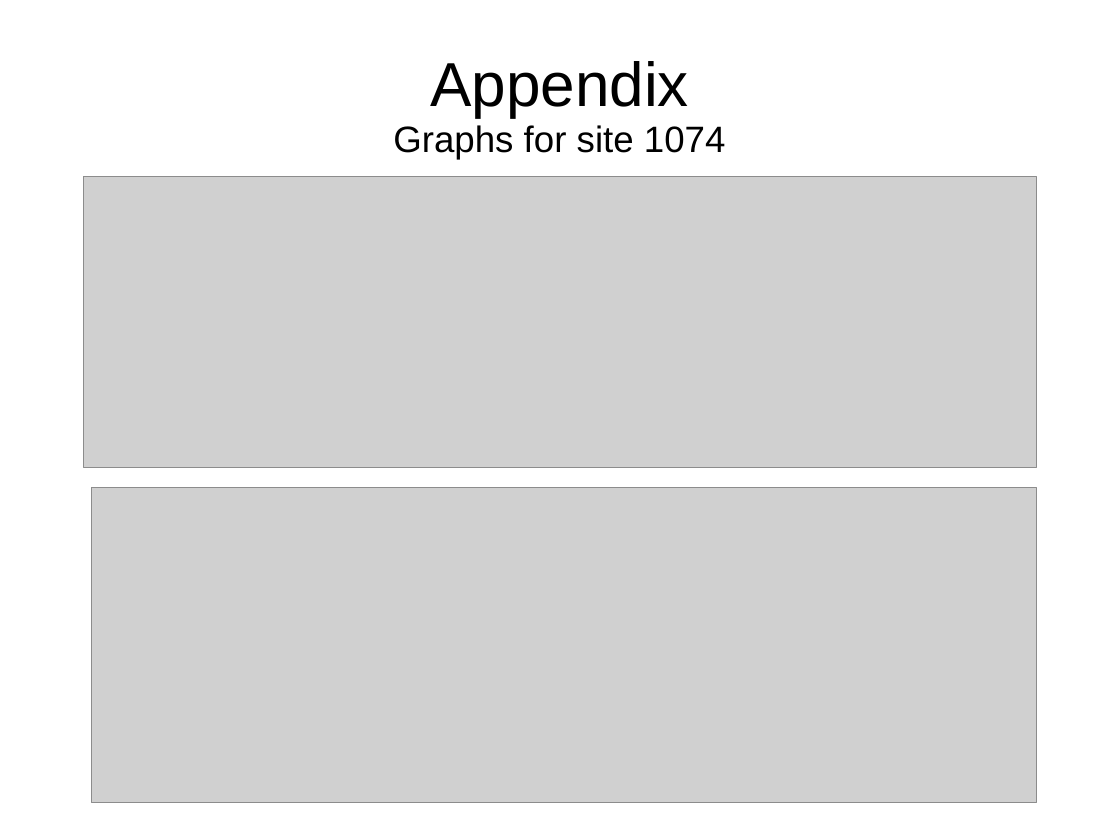
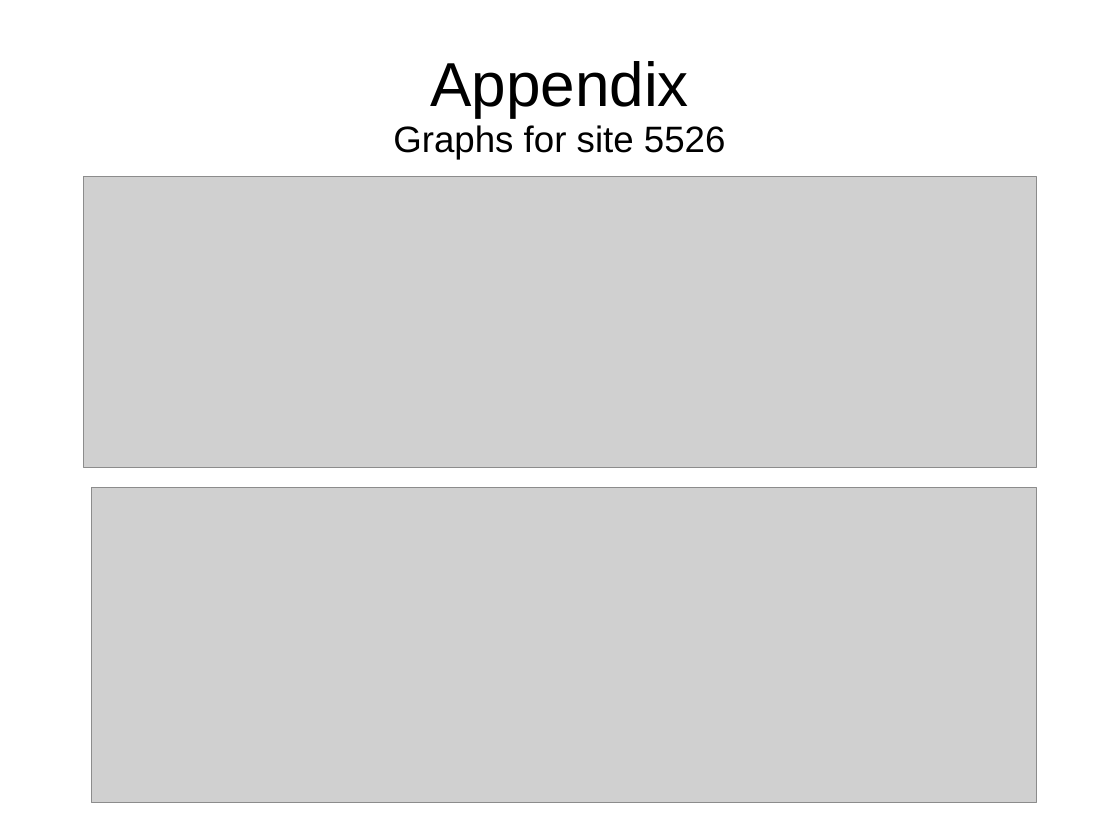
Before and after one commit to Rosina9700/dsi-capstone, a slide deck: slide 11 of mvp-presentation.ppt. Drawn at 1120x840 pixels with LibreOffice and Linux fonts; fonts in the diff are those of the drawing; grey boxes stand for pictures. Boxes give left, top, right and bottom in pixels: in the first picture for what was removed or moved away, otherwise in the second. Text is boxed around its words. In the diff, an @@ line names an element or a change of style, - is before the commit and + after.

```diff
--- a/mvp-presentation.ppt
+++ b/mvp-presentation.ppt
@@ title at (393,61,726,160): text changed @@
-Appendix
-Graphs for site 1074
+Appendix
+Graphs for site 5526
```
Also in this commit, not shown: 1 other slide changed, 4 slides added, 22 other files.
